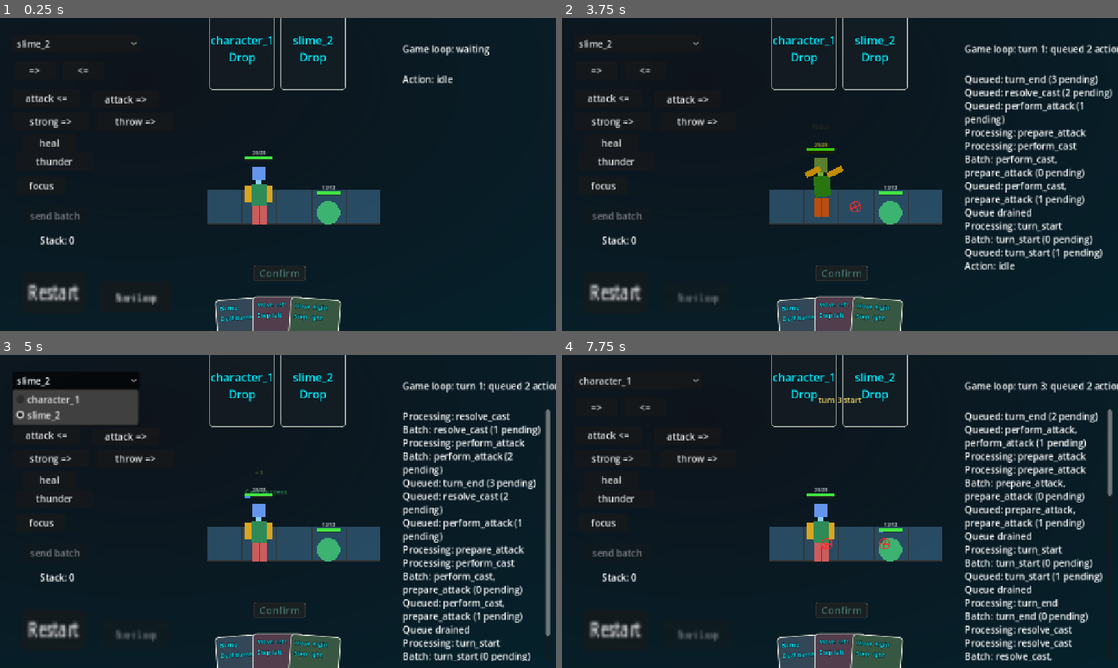
Above: before the commit, frames 1-4 (two rows, left to right).
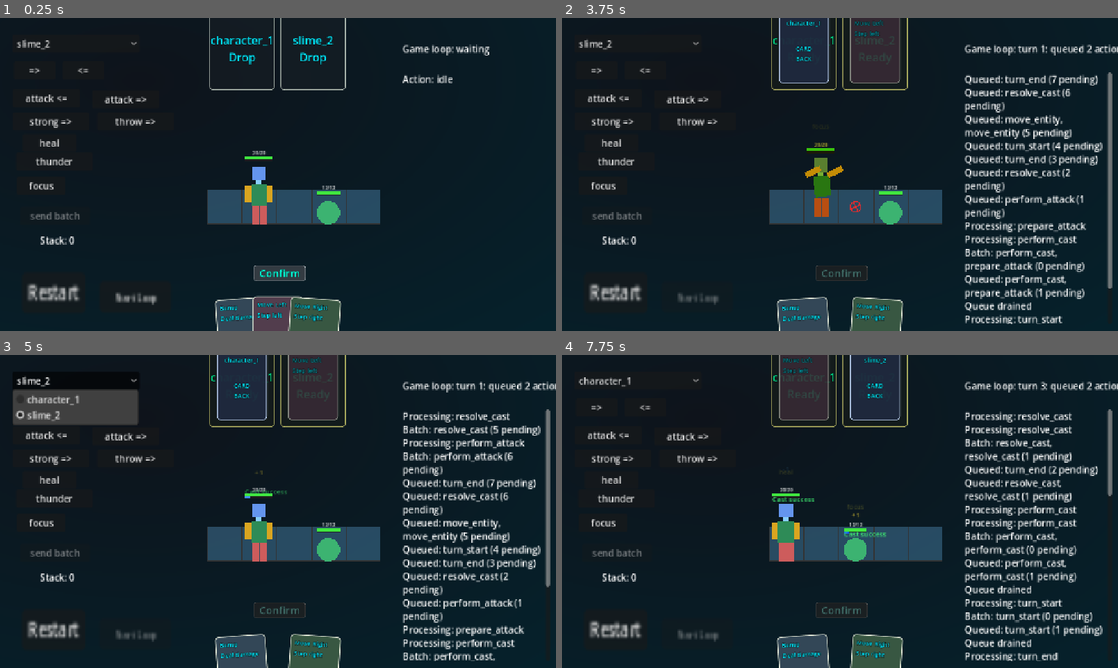
Above: after the commit, the same moments.

Repository: bubblecigar/turn-base-game
Game: Godot game, scene res://scenes/main.tscn
Two runs of this game, one before a commit and one after it. Both use one fixed random seed, a clock stepped at 60 frames per second and the inputs below.
Inputs (mouse positions are in pixels of both pictures, inside the frame that each line leads up to):
- Up to frame 1 (0.25 s): no input
- Up to frame 2 (3.75 s): click "Restart" at 0.5 s; click "Restart" at 1.25 s; click "Restart" at 2 s; click "Start Loop" at 2.75 s; click (840, 274) at 3.5 s, where only the run after the commit has a clickable "Confirm"
- Up to frame 3 (5 s): click "slime_2" at 4.25 s
- Up to frame 4 (7.75 s): click "=>" at 5 s; drag from (1040, 536) to (823, 542) at 5.77 s; drag from (728, 527) to (890, 542) at 6.52 s; move the mouse to (895, 442) at 7.27 s; hold D (move_right) from 7.28 s (still down)

The runs differ from the first frame. In frame 1, 0.5% of the frame differs, in the area x 45-55%, y 79-84%; in frame 2, 11%; in frame 3, 8.4%; in frame 4, 13%, in the area x 37-98%, y 0-100%.

Commit message:
Auto-select missing cards on confirm

Diff:
--- a/scenes/gui/hand_gui.gd
+++ b/scenes/gui/hand_gui.gd
@@ -120,7 +120,7 @@
 func _update_card_enabled_states() -> void:
 	if confirm_button != null:
 		var selected_cards: Dictionary = state_store.get_value(&"selected_cards", {}) if state_store != null else {}
-		confirm_button.disabled = not _has_unconfirmed_selected_card(selected_cards)
+		confirm_button.disabled = not _has_unconfirmed_selected_card(selected_cards) and not _has_unconfirmed_entity_with_cards()
 	if card_stack != null:
 		card_stack.update_card_enabled_states(_get_player_focus(), _pending_confirmed_card_actions, _get_player_entity_id())
 
@@ -178,7 +178,7 @@
 	if state_store == null:
 		return
 
-	var selected_cards: Dictionary = state_store.get_value(&"selected_cards", {})
+	var selected_cards := _fill_missing_selected_cards()
 	if selected_cards.is_empty():
 		return
 
@@ -223,6 +223,64 @@
 	return false
 
 
+func _has_unconfirmed_entity_with_cards() -> bool:
+	if state_store == null or _card_pool_service == null:
+		return false
+
+	var entities: Dictionary = state_store.get_value(&"entities", {})
+	for raw_entity_id: Variant in entities:
+		var entity_id := StringName(str(raw_entity_id))
+		if entity_id == &"" or _pending_confirmed_card_actions.has(entity_id):
+			continue
+
+		if not _card_pool_service.get_current_entity_cards(entity_id).is_empty():
+			return true
+
+	return false
+
+
+func _fill_missing_selected_cards() -> Dictionary:
+	var selected_cards: Dictionary = state_store.get_value(&"selected_cards", {}) if state_store != null else {}
+	var next_selected_cards := selected_cards.duplicate(true)
+	var entities: Dictionary = state_store.get_value(&"entities", {}) if state_store != null else {}
+
+	for raw_entity_id: Variant in entities:
+		var entity_id := StringName(str(raw_entity_id))
+		if entity_id == &"" or _pending_confirmed_card_actions.has(entity_id):
+			continue
+		if _has_selected_card(next_selected_cards, entity_id):
+			continue
+
+		var random_card := _get_random_card_from_entity_pool(entity_id)
+		if random_card.is_empty():
+			continue
+
+		next_selected_cards[entity_id] = random_card
+
+	if state_store != null and next_selected_cards != selected_cards:
+		state_store.set_value(&"selected_cards", next_selected_cards)
+		_update_selected_card_index()
+
+	return next_selected_cards
+
+
+func _has_selected_card(selected_cards: Dictionary, entity_id: StringName) -> bool:
+	var card_data: Dictionary = selected_cards.get(entity_id, {})
+	return not card_data.is_empty()
+
+
+func _get_random_card_from_entity_pool(entity_id: StringName) -> Dictionary:
+	if _card_pool_service == null:
+		return {}
+
+	var cards: Array[Dictionary] = _card_pool_service.get_current_entity_cards(entity_id)
+	if cards.is_empty():
+		return {}
+
+	var card: Dictionary = cards[randi_range(0, cards.size() - 1)]
+	return card.duplicate(true)
+
+
 func _on_action_handler_turn_end(_event: Dictionary) -> void:
 	if _pending_confirmed_card_actions.is_empty():
 		_clear_selected_cards_after_turn()
